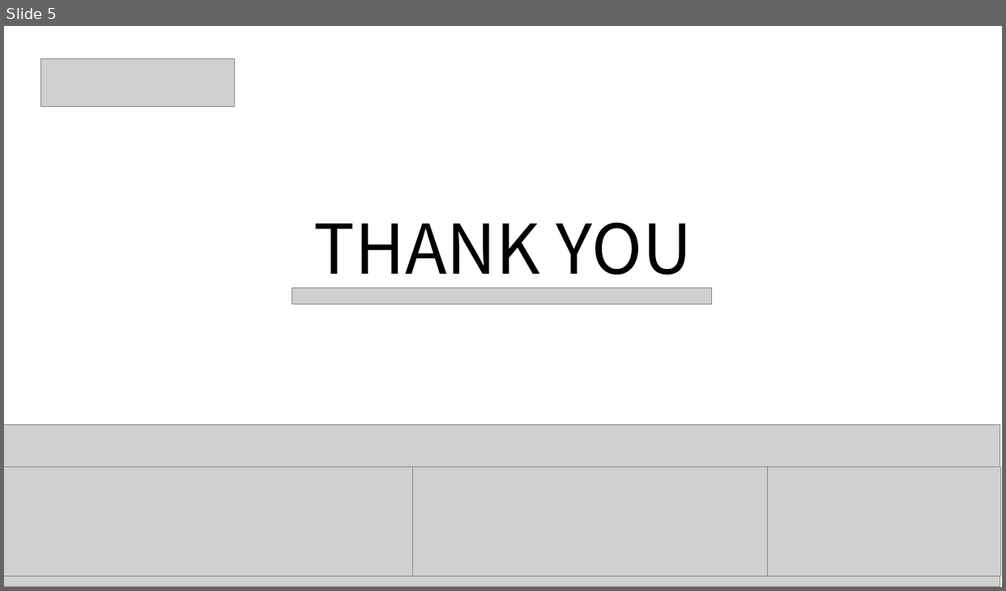
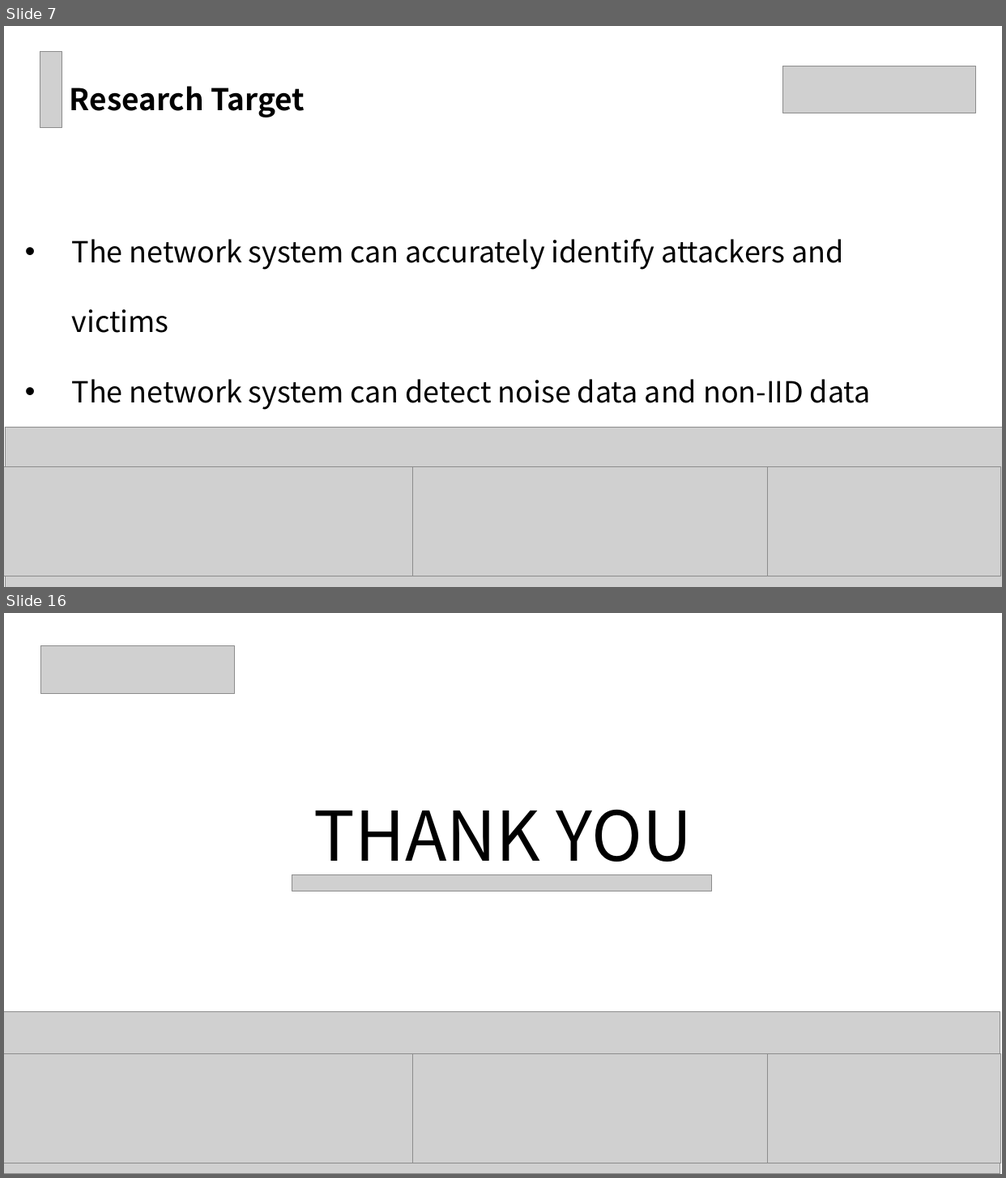
Before and after one commit to TIANGeng708/Graduated_Course, a slide deck: 高级计算机网络与大数据/Homework/homework3/pre.pptx. Shown one above the other, each under a label of ours: slide 5 before the commit, slides 7 and 16 after it; the slides between them are not shown. The pictures are 1006x591 and 1006x1178 pixels, drawn with LibreOffice and Linux fonts; fonts in the diff are those of the drawing; grey boxes stand for pictures. Boxes give left, top, right and bottom in pixels: in the first picture for what was removed or moved away, otherwise in the second. Text is boxed around its words. In the diff, an @@ line names an element or a change of style, - is before the commit and + after.

```diff
--- a/高级计算机网络与大数据/Homework/homework3/pre.pptx
+++ b/高级计算机网络与大数据/Homework/homework3/pre.pptx
@@ slide 7 added at (4,26,1002,587), background #FFFFFF @@
@@ picture added at (40,51,62,128) @@
@@ picture added at (783,66,977,113) @@
@@ title added at (70,86,305,118), 28.8 pt, text #000000, bold @@
+Research Target
@@ text added at (72,239,871,410), 28 pt, text #000000 @@
+• The network system can accurately identify attackers and victims
+• The network system can detect noise data and non-IID data
@@ picture added at (5,428,1002,587) @@
@@ picture added at (4,467,414,577) @@
@@ picture added at (413,467,767,577) @@
@@ picture added at (768,467,1001,577) @@
@@ what was slide 5 is now slide 16 @@
```
Also in this commit, not shown: 1 slide changed, 13 other slides added, 3 slides removed, 11 other files.
